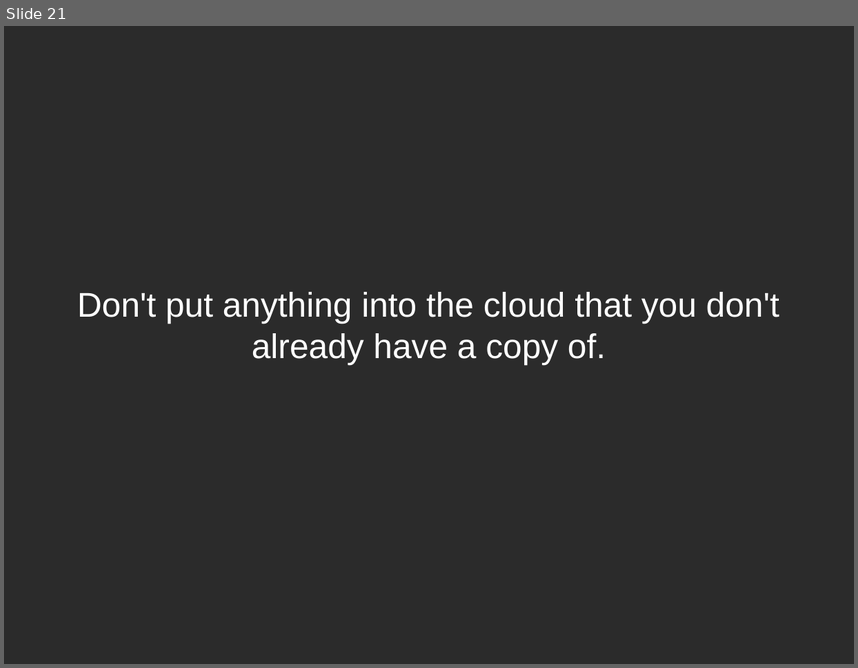
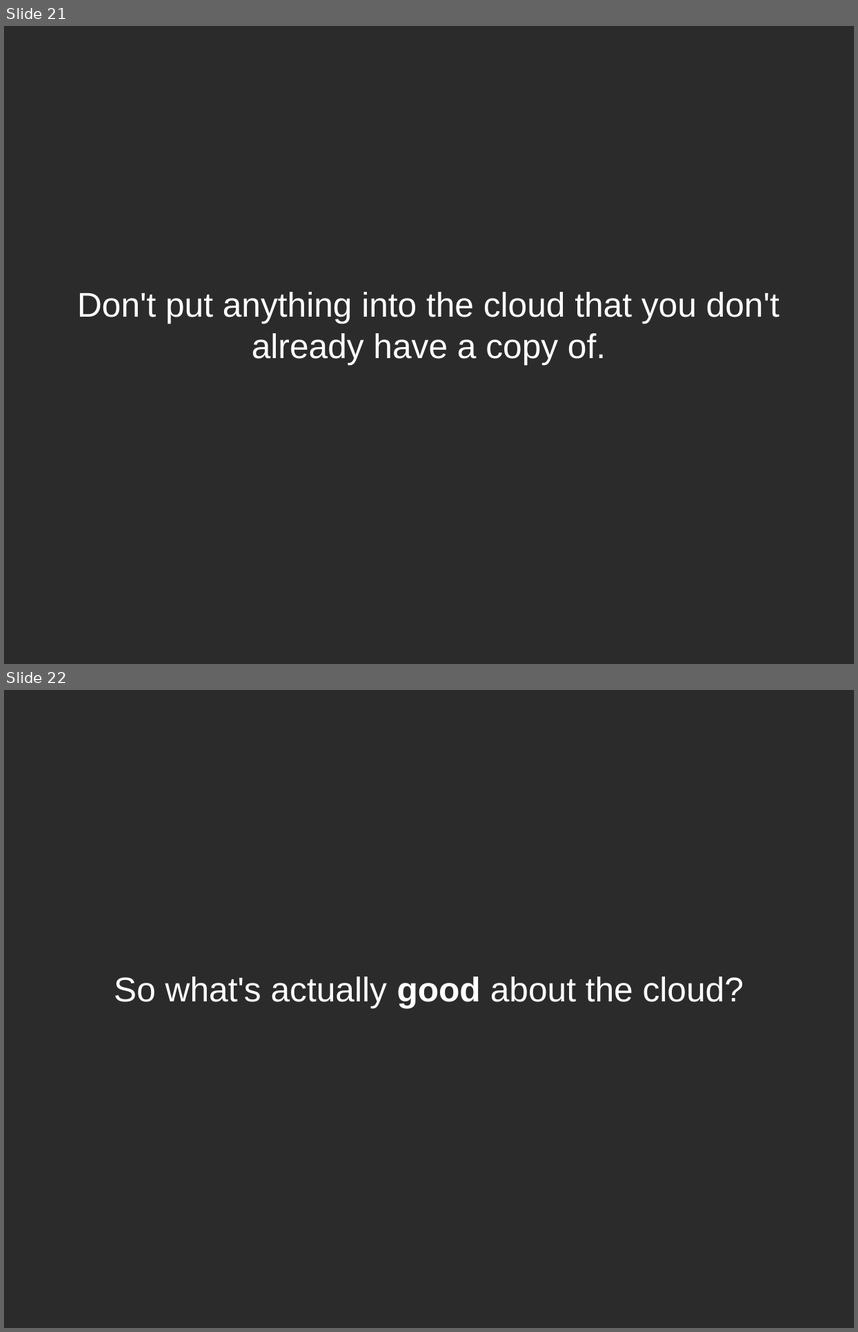
Before and after one commit to ruebot/SuperConference-2011---Cloud-computing, a slide deck: sc-2011-local-clouds.odp. Shown one above the other, each under a label of ours: slide 21 before the commit, slides 21 and 22 after it. The pictures are 858x668 and 858x1332 pixels, drawn with LibreOffice and Linux fonts; fonts in the diff are those of the drawing; background and template pictures are left out; a plain dark background stands for a picture behind light text. Boxes give left, top, right and bottom in pixels: in the first picture for what was removed or moved away, otherwise in the second. Text is boxed around its words. In the diff, an @@ line names an element or a change of style, - is before the commit and + after.

Commit message:
What's good about the cloud?

```diff
--- a/sc-2011-local-clouds.odp
+++ b/sc-2011-local-clouds.odp
@@ slide 22 added at (4, 690, 854, 1328), background picture (left out) @@
@@ subtitle added at (114, 976, 744, 1007), 32 pt, text #FFFFFF @@
+So what's actually good about the cloud?
```
Also in this commit, not shown: 1 other slide added.
